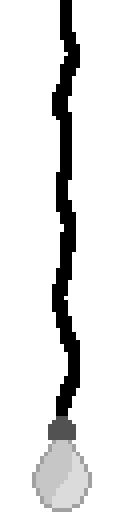
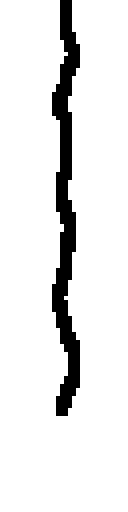
Layered file, before and after one edit (128 × 512). Changes by layer:
painted on "Layer 1" over [32,416,92,512]
